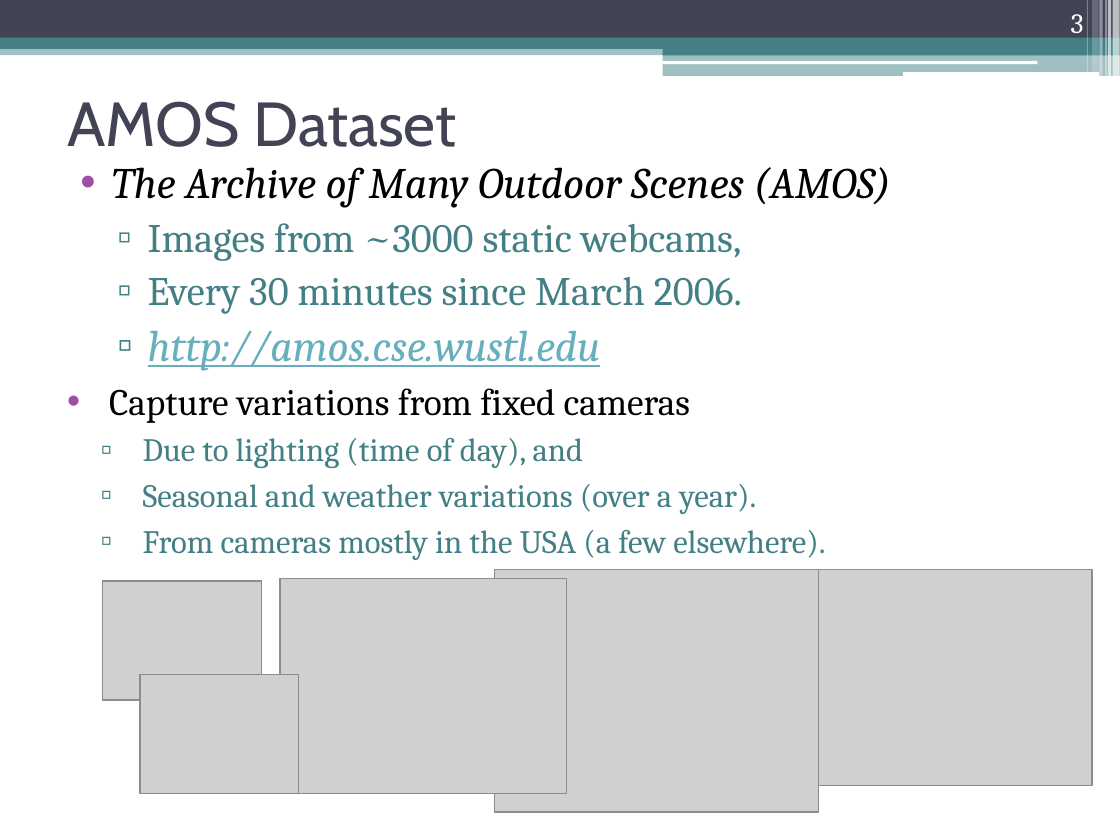
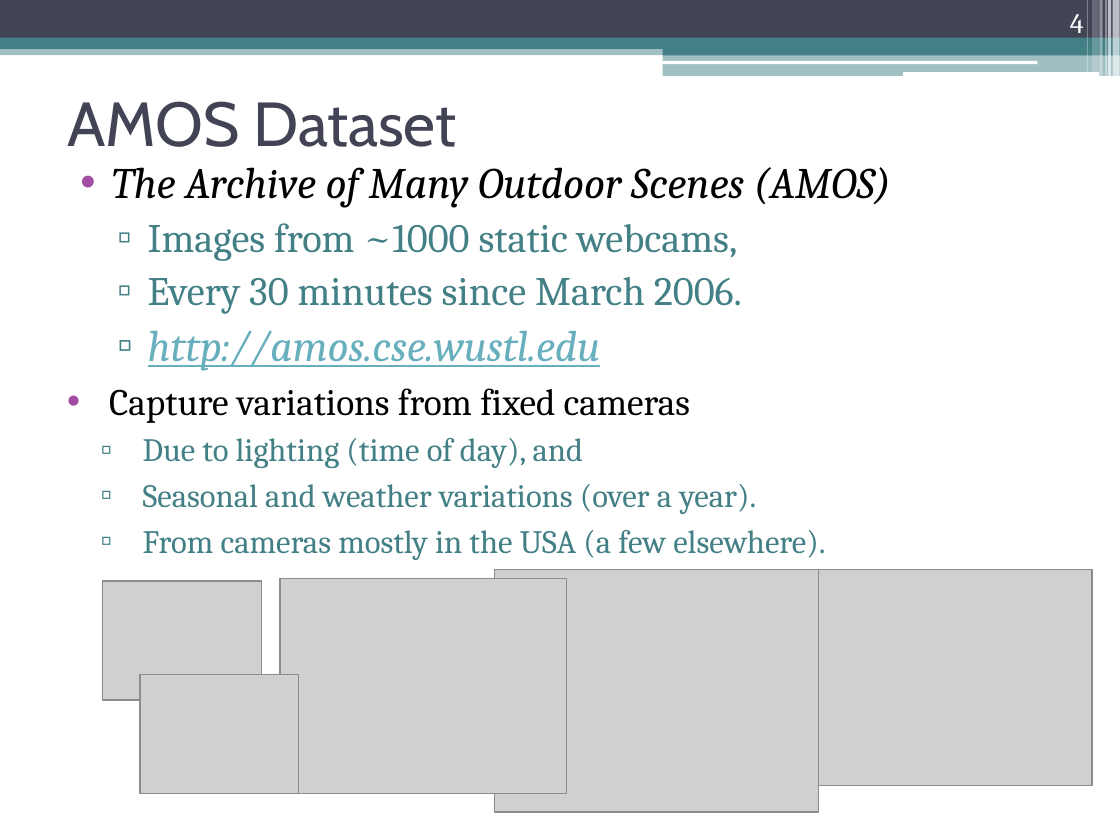
Before and after one commit to dyross/davidrossmastersproject, a slide deck: slide 4 of mastersProject/presentation/visualizationToolsForWebcams.pptx (slide 3 before the commit). Drawn at 1120x840 pixels with LibreOffice and Linux fonts; fonts in the diff are those of the drawing; grey boxes stand for pictures. Boxes give left, top, right and bottom in pixels: in the first picture for what was removed or moved away, otherwise in the second. Text is boxed around its words. In the diff, an @@ line names an element or a change of style, - is before the commit and + after.

```diff
--- a/mastersProject/presentation/visualizationToolsForWebcams.pptx
+++ b/mastersProject/presentation/visualizationToolsForWebcams.pptx
@@ page number at <box>1070,14,1084,40</box>: text changed @@
-3
+4
@@ text at <box>148,223,738,261</box>: text changed @@
-  ▫ Images from ~3000 static webcams,
+  ▫ Images from ~1000 static webcams,
```
Also in this commit, not shown: 5 other slides changed, 1 slide added, 17 other files.
